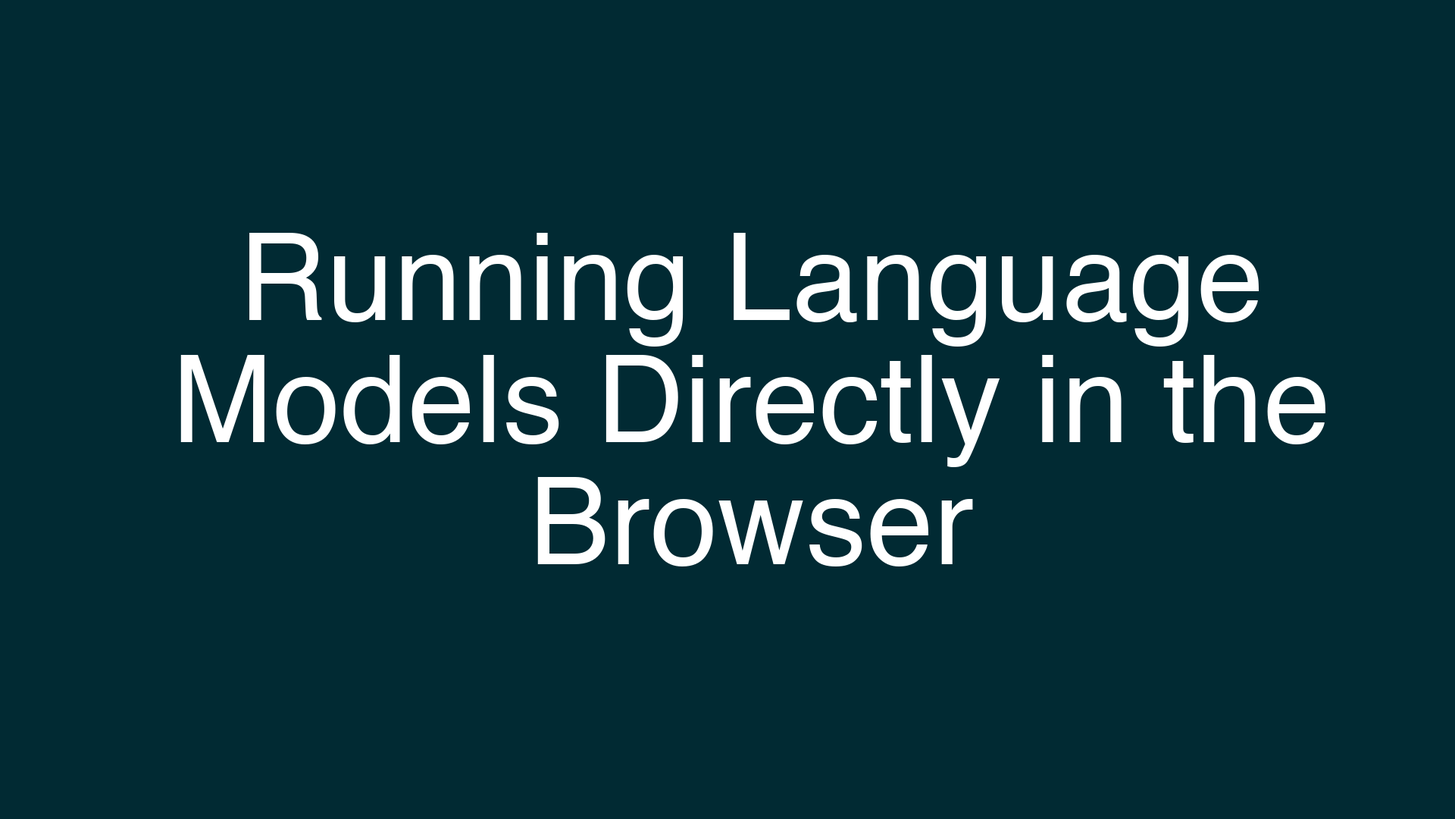
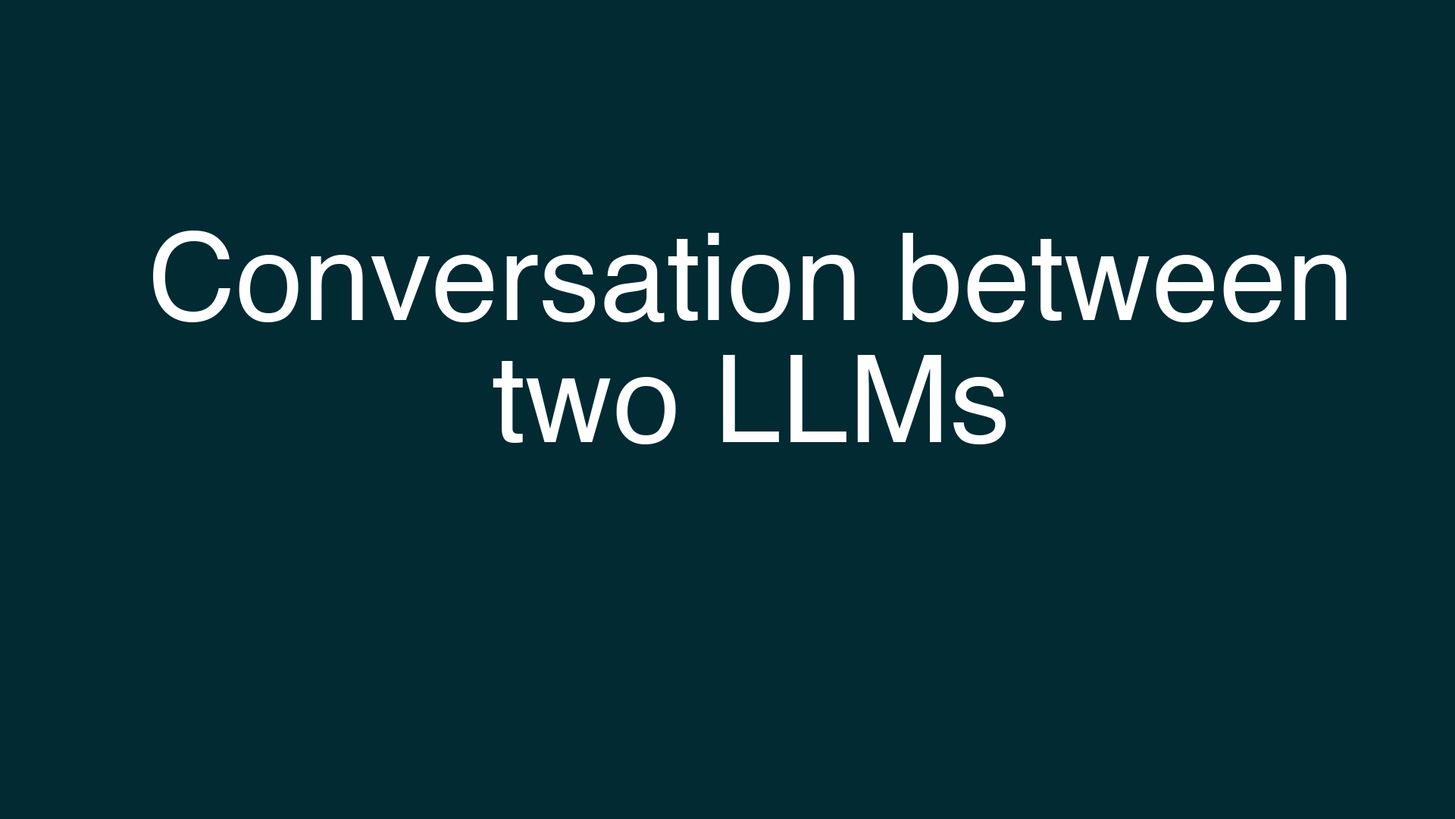
Layered file, before and after one edit (1455 x 819). Changes by layer:
renamed "Running Language Models Direct..." to "Conversation between two LLMs", painted on it over [153, 230, 1347, 567]
